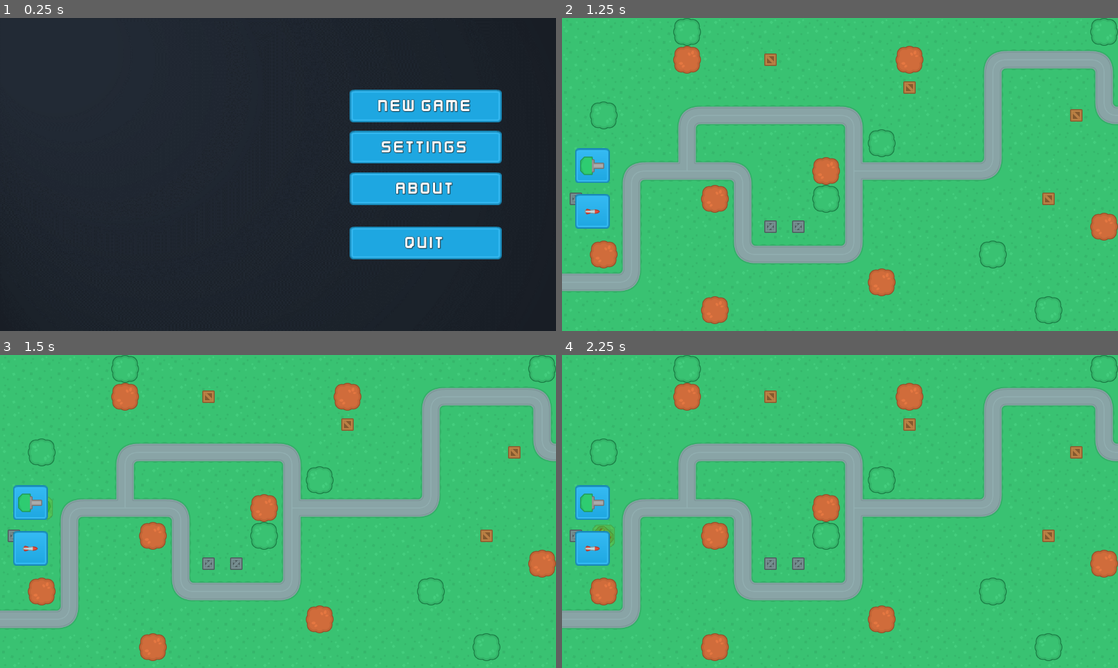
Above: before the commit, frames 1-4 (two rows, left to right).
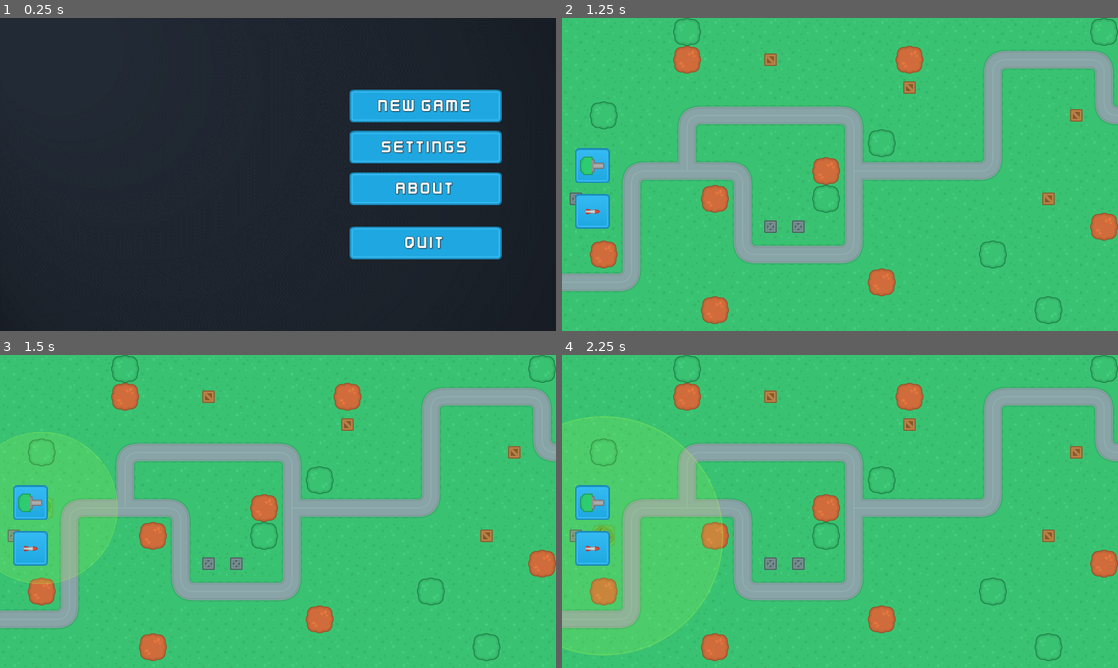
Above: after the commit, the same moments.

Repository: xEdelweiss/TowerDefence
Game: Godot game, scene res://scene_handler.tscn
Same seed, same stepped clock (60 frames per second), same inputs: the game is played once before the commit and once after it.
Inputs (mouse positions are in pixels of both pictures, inside the frame that each line leads up to):
- Up to frame 1 (0.25 s): no input
- Up to frame 2 (1.25 s): click "New Game" at 0.5 s
- Up to frame 3 (1.5 s): click (27, 502) at 1.25 s
- Up to frame 4 (2.25 s): click (589, 549) at 2 s

Frames 1-2 are identical in both runs. In frame 3, 0.2% of the frame differs, in the area x 0-22%, y 24-74%; in frame 4, 0.9%, in the area x 0-29%, y 19-96%.

Commit message:
Додав налаштування турелей та індикатор дальності стрільби

Diff:
--- a/Scenes/MainScenes/UI.gd
+++ b/Scenes/MainScenes/UI.gd
@@ -2,28 +2,39 @@
 
 class_name GameSceneUI
 
-const TOWER_PREVIEW = "TowerPreview"
+const TOWER_PREVIEW_CONTAINER = "TowerPreview"
 const DRAG_TOWER = "DragTower"
+const RANGE_SPRITE = "RangeSprite"
 
 func set_tower_preview(tower_type: String, mouse_position: Vector2):
 	var drag_tower = (load("res://Scenes/Turrets/" + tower_type.to_snake_case() + ".tscn") as PackedScene).instantiate() as Node2D
 	drag_tower.name = DRAG_TOWER
-	drag_tower.modulate = Color("ab54ff3c")
 
-	var control = Control.new()
-	control.add_child(drag_tower, true)
-	control.position = mouse_position
-	control.name = TOWER_PREVIEW
-	add_child(control, true)
-	move_child(get_node(TOWER_PREVIEW), 0)
+	var range_texture = Sprite2D.new()
+	var scaling = GameData.tower_data[tower_type].range / 600.0
+	range_texture.scale = Vector2(scaling, scaling)
+	range_texture.texture = load("res://Assets/UI/range_overlay.png")
+	range_texture.name = RANGE_SPRITE
+
+	var container = Control.new()
+
+	container.add_child(drag_tower, true)
+	container.add_child(range_texture, true)
+
+	container.position = mouse_position
+	container.name = TOWER_PREVIEW_CONTAINER
+	add_child(container, true)
+	move_child(get_node(TOWER_PREVIEW_CONTAINER), 0)
 
 func update_tower_preview(new_position: Vector2, color: String):
-	var control = get_node(TOWER_PREVIEW) as Control
+	var control = get_node(TOWER_PREVIEW_CONTAINER) as Control
 	control.position = new_position
-#
+
 	var drag_tower = control.get_node(DRAG_TOWER) as Node2D
+	var range_texture = control.get_node(RANGE_SPRITE) as Sprite2D
 	if (drag_tower.modulate != Color(color)):
 		drag_tower.modulate = Color(color)
+		range_texture.modulate = Color(color)
 
 func remove_tower_preview():
-	get_node(TOWER_PREVIEW).free()
+	get_node(TOWER_PREVIEW_CONTAINER).free()
--- /dev/null
+++ b/Singletons/game_data.gd
@@ -0,0 +1,20 @@
+extends Node
+
+# rate_of_fire - how many times per second the tower can fire
+var tower_data = {
+	"GunT1": {
+		"damage": 20,
+		"rate_of_fire": 1,
+		"range": 350,
+	},
+	"GunT2": {
+		"damage": 40,
+		"rate_of_fire": 1,
+		"range": 450,
+	},
+	"MissileT1": {
+		"damage": 100,
+		"rate_of_fire": 3,
+		"range": 550,
+	},
+}
--- a/project.godot
+++ b/project.godot
@@ -14,6 +14,10 @@
 run/main_scene="res://scene_handler.tscn"
 config/features=PackedStringArray("4.0", "Mobile")
 config/icon="res://icon.svg"
+
+[autoload]
+
+GameData="*res://Singletons/game_data.gd"
 
 [display]
 
Renamed: Assets/Environment/Tilesets/range_overlay.png -> Assets/UI/range_overlay.png
Not shown, changed: Assets/UI/range_overlay.png.import
